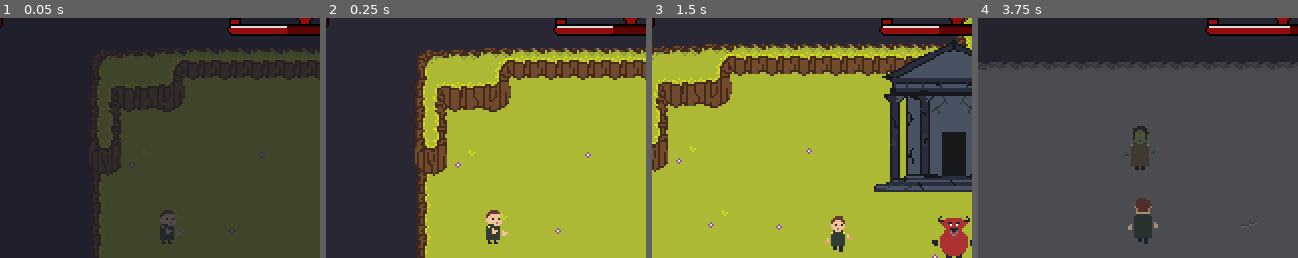
Above: before the commit, frames 1-4 (left to right).
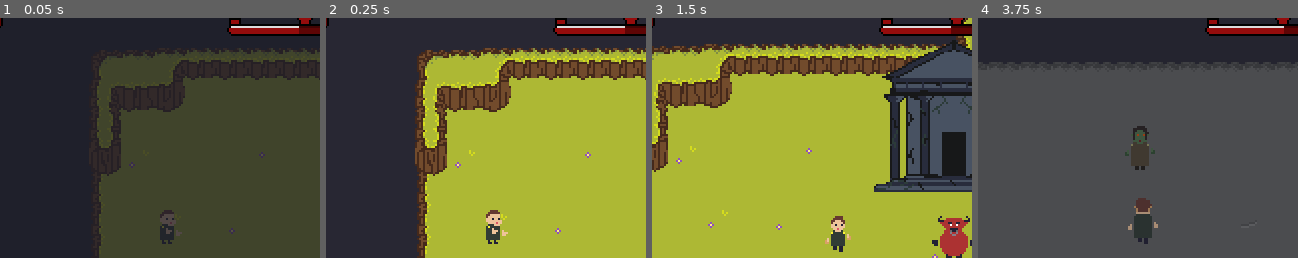
Above: after the commit, the same moments.

Repository: TeamKebab/GodotWildJam24
Game: Godot game, scene res://src/gui/Start.tscn
Two runs of this game, one before a commit and one after it. Both use one fixed random seed, a clock stepped at 60 frames per second and the inputs below.
Inputs:
- Up to frame 1 (0.05 s): no input
- Up to frame 2 (0.25 s): no input
- Up to frame 3 (1.5 s): tap Enter (ui_accept) at 0.5, 0.6, 0.77, 1.07, 1.35 s; hold Right (ui_right) 0.53-1.28 s; hold Down (ui_down) from 1.28 s (still down)
- Up to frame 4 (3.75 s): tap Enter (ui_accept) at 1.52, 1.82, 2.1, 2.85, 3.02, 3.32, 3.6 s; release Down (ui_down) at 2.03 s; hold Right (ui_right) 2.03-2.78 s; hold Up (ui_up) 2.78-3.53 s; hold Left (ui_left) from 3.53 s (still down)
The pictures show only the part of the screen within x 24-74%, y 4-54%; the shares and areas given below are measured in that part.

The runs differ from the first frame. In frame 1, 0.1% of the frame differs, in the area x 89-94%, y 3-7%; in frame 2, 0.1%; in frame 3, 0.1%; in frame 4, less than 0.1%.

Commit message:
some sounds

Diff:
--- a/src/components/HP.gd
+++ b/src/components/HP.gd
@@ -36,7 +36,6 @@
 
 	emit_signal("hp_changed", hp)
 
-
 	if hp == 0:
 		emit_signal("died")
 
--- a/src/entities/Sign.gd
+++ b/src/entities/Sign.gd
@@ -3,6 +3,9 @@
 
 
 export var text = "WARNING!"
+
+
+onready var sound : AudioStreamPlayer = $AudioStreamPlayer
 
 
 func _ready():
@@ -12,7 +15,7 @@
 
 func _on_interaction_started(_player):
 	Narrator.show(text)
-
+	sound.play()
 
 func _on_interaction_ended(_player, _answer):
 	Narrator.close()
--- a/src/entities/Sign.tscn
+++ b/src/entities/Sign.tscn
@@ -1,22 +1,23 @@
-[gd_scene load_steps=5 format=2]
+[gd_scene load_steps=6 format=2]
 
 [ext_resource path="res://src/components/Interaction.tscn" type="PackedScene" id=1]
 [ext_resource path="res://assets/sprites/sign.png" type="Texture" id=2]
 [ext_resource path="res://src/entities/Sign.gd" type="Script" id=3]
+[ext_resource path="res://assets/sfx/read_sign.wav" type="AudioStream" id=4]
 
-[sub_resource type="CapsuleShape2D" id=2]
+[sub_resource type="CapsuleShape2D" id=1]
 radius = 2.0
 height = 25.0
 
 [node name="Sign" instance=ExtResource( 1 )]
 collision_layer = 256
 script = ExtResource( 3 )
-shape = SubResource( 2 )
+shape = SubResource( 1 )
 help = "Press [C] to read"
 
 [node name="CollisionShape2D" parent="." index="0"]
 rotation = 1.5708
-shape = SubResource( 2 )
+shape = SubResource( 1 )
 
 [node name="Label" parent="." index="1"]
 text = "Press [C] to read"
@@ -24,3 +25,6 @@
 [node name="Sprite" type="Sprite" parent="." index="2"]
 position = Vector2( 0, -13 )
 texture = ExtResource( 2 )
+
+[node name="AudioStreamPlayer" type="AudioStreamPlayer" parent="." index="3"]
+stream = ExtResource( 4 )
--- a/src/entities/characters/Doggo.gd
+++ b/src/entities/characters/Doggo.gd
@@ -4,6 +4,7 @@
 
 onready var animationPlayer = $AnimationPlayer
 onready var interaction = $Interaction
+onready var sound = $AudioStreamPlayer
 
 
 func _ready():
@@ -23,6 +24,7 @@
 
 func _on_interaction_started(player):
 	is_petted = true
+	sound.play()
 	animationPlayer.play("Petted")
 	player.end_interact(true)
 
--- a/src/entities/characters/Doggo.tscn
+++ b/src/entities/characters/Doggo.tscn
@@ -1,17 +1,17 @@
-[gd_scene load_steps=8 format=2]
+[gd_scene load_steps=9 format=2]
 
 [ext_resource path="res://src/components/Interaction.tscn" type="PackedScene" id=1]
 [ext_resource path="res://assets/sprites/doggo.png" type="Texture" id=2]
 [ext_resource path="res://src/entities/characters/Doggo.gd" type="Script" id=3]
+[ext_resource path="res://assets/sfx/pet_the_doggo.wav" type="AudioStream" id=4]
 
 [sub_resource type="CapsuleShape2D" id=1]
 radius = 2.5
 height = 10.0
 
-[sub_resource type="RectangleShape2D" id=4]
+[sub_resource type="RectangleShape2D" id=2]
 
-[sub_resource type="Animation" id=2]
-resource_name = "Normal"
+[sub_resource type="Animation" id=3]
 length = 0.2
 loop = true
 tracks/0/type = "value"
@@ -27,8 +27,7 @@
 "values": [ 0, 2 ]
 }
 
-[sub_resource type="Animation" id=3]
-resource_name = "Petted"
+[sub_resource type="Animation" id=4]
 length = 0.4
 loop = true
 tracks/0/type = "value"
@@ -67,5 +66,8 @@
 
 [node name="AnimationPlayer" type="AnimationPlayer" parent="."]
 autoplay = "Normal"
-anims/Normal = SubResource( 2 )
-anims/Petted = SubResource( 3 )
+anims/Normal = SubResource( 3 )
+anims/Petted = SubResource( 4 )
+
+[node name="AudioStreamPlayer" type="AudioStreamPlayer" parent="."]
+stream = ExtResource( 4 )
--- a/src/entities/characters/ElfHero.tscn
+++ b/src/entities/characters/ElfHero.tscn
@@ -17,7 +17,6 @@
 [node name="Player" instance=ExtResource( 1 )]
 script = ExtResource( 9 )
 facing_direction = "Up"
-age = "Teen"
 max_hp = 3
 
 [node name="BabySprite" parent="." index="2"]
--- a/src/entities/characters/HumanHero.tscn
+++ b/src/entities/characters/HumanHero.tscn
@@ -60,7 +60,7 @@
 collision_layer = 0
 collision_mask = 128
 shape = SubResource( 3 )
-disabled = true
+disabled = false
 single_hit = true
 area_attack = false
 attack_cooldown = 1.0
--- a/src/entities/characters/OrcHero.tscn
+++ b/src/entities/characters/OrcHero.tscn
@@ -23,7 +23,6 @@
 sprite_height = 42
 total_frames = 11
 facing_direction = "Up"
-age = "Teen"
 
 [node name="BabySprite" parent="." index="2"]
 z_index = 1
@@ -71,7 +70,7 @@
 collision_layer = 0
 collision_mask = 128
 shape = SubResource( 3 )
-disabled = true
+disabled = false
 single_hit = true
 area_attack = false
 attack_cooldown = 1.0
--- a/src/entities/characters/Player.gd
+++ b/src/entities/characters/Player.gd
@@ -43,6 +43,9 @@
 onready var detection : Area2D = $DetectionBox
 onready var baby_sprite : Sprite = $BabySprite
 
+onready var accept_sound = $AcceptPlayer
+onready var got_baby_sound = $BabyPlayer
+
 onready var animationTree = $AnimationTree
 onready var animationAge = animationTree.get("parameters/Age/playback")
 onready var animationState = animationTree.get("parameters/Action/playback")
@@ -92,6 +95,7 @@
 				state = State.Move
 
 			if Input.is_action_just_pressed("ui_accept"):
+				accept_sound.play()
 				end_interact(true)
 
 			if Input.is_action_just_pressed("ui_cancel"):
@@ -113,6 +117,7 @@
 	baby_sprite.set_texture(RACE_TEXTURES[baby.race])
 	baby_sprite.show()
 
+	got_baby_sound.play()
 	emit_signal("got_baby", baby.race)
 
 
--- a/src/entities/characters/Player.tscn
+++ b/src/entities/characters/Player.tscn
@@ -1,10 +1,12 @@
-[gd_scene load_steps=17 format=2]
+[gd_scene load_steps=19 format=2]
 
 [ext_resource path="res://assets/sprites/hero.png" type="Texture" id=1]
 [ext_resource path="res://src/entities/characters/Player.gd" type="Script" id=2]
 [ext_resource path="res://src/components/overlap/DetectionBox.tscn" type="PackedScene" id=3]
 [ext_resource path="res://src/resources/animations/Hero/Walk.tres" type="Animation" id=4]
 [ext_resource path="res://src/components/overlap/HurtBox.tscn" type="PackedScene" id=5]
+[ext_resource path="res://assets/sfx/accept.wav" type="AudioStream" id=6]
+[ext_resource path="res://assets/sfx/baby_obtained.wav" type="AudioStream" id=7]
 [ext_resource path="res://src/resources/animations/Hero/Adult.tres" type="Animation" id=31]
 [ext_resource path="res://src/resources/animations/Hero/Down.tres" type="Animation" id=33]
 [ext_resource path="res://src/resources/animations/Hero/Elder.tres" type="Animation" id=34]
@@ -78,3 +80,11 @@
 collision_layer = 32
 collision_mask = 0
 shape = SubResource( 3 )
+
+[node name="AcceptPlayer" type="AudioStreamPlayer" parent="."]
+stream = ExtResource( 6 )
+
+[node name="AudioStreamPlayer" type="AudioStreamPlayer" parent="."]
+
+[node name="BabyPlayer" type="AudioStreamPlayer" parent="."]
+stream = ExtResource( 7 )
--- a/src/entities/monsters/Dragon.gd
+++ b/src/entities/monsters/Dragon.gd
@@ -8,6 +8,7 @@
 
 var target = null
 
+onready var hit_sound = $HitSound
 onready var hp = HP.new(max_hp)
 onready var animationTree = $AnimationTree
 onready var animationState = animationTree.get("parameters/playback")
@@ -29,8 +30,19 @@
 
 func win():
 	Game.win()
-	queue_free()
 
+
+func end_attack():
+	if hp.hp > 0:
+		animationState.travel("Idle")
+	else:
+		animationState.travel("Death")
+		attack.disabled = true
+
+
+func _on_hp_changed(new_hp):
+	print("Dragon HP: " + str(new_hp))
+	hit_sound.play()
 
 func _die():
 	animationState.travel("Death")
--- a/src/entities/monsters/Dragon.tscn
+++ b/src/entities/monsters/Dragon.tscn
@@ -8,15 +8,16 @@
 [ext_resource path="res://src/entities/monsters/Dragon.gd" type="Script" id=6]
 [ext_resource path="res://src/entities/projectiles/Fireball.tscn" type="PackedScene" id=7]
 [ext_resource path="res://src/resources/animations/Dragon/Death.tres" type="Animation" id=8]
+[ext_resource path="res://assets/sfx/enemy_defeated.wav" type="AudioStream" id=9]
 
-[sub_resource type="CapsuleShape2D" id=12]
+[sub_resource type="CapsuleShape2D" id=1]
 radius = 30.0
 height = 30.0
 
-[sub_resource type="CapsuleShape2D" id=13]
+[sub_resource type="CapsuleShape2D" id=2]
 radius = 20.0
 
-[sub_resource type="CircleShape2D" id=14]
+[sub_resource type="CircleShape2D" id=3]
 radius = 120.0
 
 [sub_resource type="AnimationNodeAnimation" id=4]
@@ -29,6 +30,7 @@
 animation = "Idle"
 
 [sub_resource type="AnimationNodeStateMachineTransition" id=7]
+priority = 2
 
 [sub_resource type="AnimationNodeStateMachineTransition" id=8]
 
@@ -36,7 +38,7 @@
 
 [sub_resource type="AnimationNodeStateMachineTransition" id=10]
 switch_mode = 2
-auto_advance = true
+priority = 2
 
 [sub_resource type="AnimationNodeStateMachine" id=11]
 states/Attack/node = SubResource( 4 )
@@ -48,20 +50,19 @@
 transitions = [ "Idle", "Attack", SubResource( 7 ), "Attack", "Death", SubResource( 8 ), "Idle", "Death", SubResource( 9 ), "Attack", "Idle", SubResource( 10 ) ]
 start_node = "Idle"
 
-[sub_resource type="AnimationNodeStateMachinePlayback" id=15]
+[sub_resource type="AnimationNodeStateMachinePlayback" id=12]
 
 [node name="Dragon" type="StaticBody2D"]
 collision_layer = 16
-collision_mask = 31
+collision_mask = 0
 script = ExtResource( 6 )
 
 [node name="CollisionShape2D" type="CollisionShape2D" parent="."]
-visible = false
 rotation = 1.5708
-shape = SubResource( 12 )
+shape = SubResource( 1 )
 
 [node name="Body" type="Sprite" parent="."]
-position = Vector2( 0, -29.553 )
+position = Vector2( 0, -27.545 )
 texture = ExtResource( 1 )
 hframes = 8
 
@@ -72,26 +73,26 @@
 frame = 1
 
 [node name="Head" type="Sprite" parent="."]
-position = Vector2( 0, -23.4258 )
+position = Vector2( 0, -26.2369 )
 texture = ExtResource( 1 )
 hframes = 8
 frame = 2
 
 [node name="HurtBox" parent="." instance=ExtResource( 2 )]
-visible = false
 position = Vector2( 0, -8 )
 collision_layer = 128
 collision_mask = 0
-shape = SubResource( 13 )
+shape = SubResource( 2 )
 
 [node name="RangedAttack" parent="." instance=ExtResource( 3 )]
+visible = false
 collision_layer = 0
 collision_mask = 32
-shape = SubResource( 14 )
+shape = SubResource( 3 )
 disabled = false
 single_hit = false
 area_attack = false
-attack_cooldown = 1.0
+attack_cooldown = 1.5
 first_attack_delay = 0.5
 Projectile = ExtResource( 7 )
 
@@ -104,4 +105,9 @@
 tree_root = SubResource( 11 )
 anim_player = NodePath("../AnimationPlayer")
 active = true
-parameters/playback = SubResource( 15 )
+parameters/playback = SubResource( 12 )
+
+[node name="AudioStreamPlayer" type="AudioStreamPlayer" parent="."]
+
+[node name="HitSound" type="AudioStreamPlayer" parent="."]
+stream = ExtResource( 9 )
--- a/src/entities/monsters/FireMage.tscn
+++ b/src/entities/monsters/FireMage.tscn
@@ -15,6 +15,7 @@
 [ext_resource path="res://src/resources/animations/FireMage/Up.tres" type="Animation" id=13]
 [ext_resource path="res://src/entities/projectiles/Fireball.tscn" type="PackedScene" id=14]
 [ext_resource path="res://src/resources/animations/FireMage/Teleport.tres" type="Animation" id=15]
+[ext_resource path="res://assets/sfx/magogo_projectile.wav" type="AudioStream" id=16]
 
 [sub_resource type="CapsuleShape2D" id=1]
 radius = 3.0
@@ -96,3 +97,6 @@
 position = Vector2( 0, 1 )
 rotation = 1.5708
 shape = SubResource( 4 )
+
+[node name="AudioStreamPlayer" type="AudioStreamPlayer" parent="."]
+stream = ExtResource( 16 )
--- a/src/entities/monsters/Monster.tscn
+++ b/src/entities/monsters/Monster.tscn
@@ -49,3 +49,5 @@
 modulate = Color( 1, 1, 1, 0.156863 )
 position = Vector2( 0, 39 )
 collision_mask = 32
+
+[node name="AudioStreamPlayer" type="AudioStreamPlayer" parent="."]
--- a/src/entities/projectiles/Bomb.gd
+++ b/src/entities/projectiles/Bomb.gd
@@ -1,4 +1,7 @@
 extends "res://src/entities/projectiles/Projectile.gd"
+
+
+onready var sound = $AudioStreamPlayer
 
 
 func hit(_target):
@@ -34,6 +37,7 @@
 		if is_valid_target(target):
 			do_target_effect(target)
 
+	sound.play()
 	$AnimationPlayer.play("Boom")
 
 	yield($AnimationPlayer, "animation_finished")
--- a/src/entities/projectiles/Bomb.tscn
+++ b/src/entities/projectiles/Bomb.tscn
@@ -1,8 +1,9 @@
-[gd_scene load_steps=8 format=2]
+[gd_scene load_steps=9 format=2]
 
 [ext_resource path="res://src/entities/projectiles/Projectile.tscn" type="PackedScene" id=1]
 [ext_resource path="res://assets/sprites/bomb.png" type="Texture" id=2]
 [ext_resource path="res://src/entities/projectiles/Bomb.gd" type="Script" id=3]
+[ext_resource path="res://assets/sfx/explosion.wav" type="AudioStream" id=4]
 
 [sub_resource type="CircleShape2D" id=1]
 radius = 8.0
@@ -68,3 +69,6 @@
 [node name="AnimationPlayer" type="AnimationPlayer" parent="." index="3"]
 anims/Boom = SubResource( 3 )
 anims/Start = SubResource( 4 )
+
+[node name="AudioStreamPlayer" type="AudioStreamPlayer" parent="." index="4"]
+stream = ExtResource( 4 )
--- a/src/globals/Game.gd
+++ b/src/globals/Game.gd
@@ -15,7 +15,7 @@
 
 const START_MAP = "res://src/maps/FieldLevel.tscn"
 
-const END_OF_DAY = 30
+const END_OF_DAY = 100
 const ADULT_AGE = int(END_OF_DAY * 0.3)
 const ELDER_AGE = int(END_OF_DAY * 0.8)
 
@@ -175,10 +175,6 @@
 		music_player.play()
 
 
-func play_sound(key):
-	pass
-
-
 func _timer_timeout():
 	time_of_day += 1
 
@@ -197,7 +193,6 @@
 
 
 func _on_player_got_baby(race):
-	play_sound("got_baby")
 	var message = "got_baby_" + race
 	if first_baby:
 		first_baby = false
--- a/src/maps/Level.gd
+++ b/src/maps/Level.gd
@@ -9,6 +9,7 @@
 
 
 onready var entities_container : Node = $YSort
+onready var enemy_defeated_sound : AudioStreamPlayer = $EnemyDefeatedSound
 
 
 func _ready():
@@ -16,6 +17,9 @@
 	Game.play_music(music)
 	set_navigation_shape()
 
+	for entity in entities_container.get_children():
+		if entity.get("hp") != null:
+			entity.hp.connect("died", self, "_on_enemy_died")
 
 func restart():
 	for entity in entities_container.get_children():
@@ -88,3 +92,7 @@
 		nav_tile_map.set_cell(cell.x, cell.y, -1)
 
 	nav_tile_map.update_dirty_quadrants()
+
+
+func _on_enemy_died():
+	enemy_defeated_sound.play()
--- a/src/maps/Level.tscn
+++ b/src/maps/Level.tscn
@@ -1,9 +1,10 @@
-[gd_scene load_steps=7 format=2]
+[gd_scene load_steps=8 format=2]
 
 [ext_resource path="res://src/maps/Level.gd" type="Script" id=1]
 [ext_resource path="res://assets/sprites/tilesets/fields_and_hills.png" type="Texture" id=2]
 [ext_resource path="res://src/gui/GUI.tscn" type="PackedScene" id=3]
 [ext_resource path="res://assets/music/overworld_2.ogg" type="AudioStream" id=4]
+[ext_resource path="res://assets/sfx/enemy_defeated.wav" type="AudioStream" id=5]
 
 [sub_resource type="NavigationPolygon" id=1]
 vertices = PoolVector2Array( 16, 16, 0, 16, 0, 0, 16, 0 )
@@ -57,3 +58,6 @@
 
 [node name="Default" type="Node2D" parent="Entries"]
 position = Vector2( 8.52007, 100.086 )
+
+[node name="EnemyDefeatedSound" type="AudioStreamPlayer" parent="."]
+stream = ExtResource( 5 )
--- a/src/resources/animations/Dragon/Attack.tres
+++ b/src/resources/animations/Dragon/Attack.tres
@@ -1,4 +1,6 @@
-[gd_resource type="Animation" format=2]
+[gd_resource type="Animation" load_steps=2 format=2]
+
+[ext_resource path="res://assets/sfx/dragon_fire.wav" type="AudioStream" id=1]
 
 [resource]
 resource_name = "Attack"
@@ -69,3 +71,31 @@
 "method": "do_effect"
 } ]
 }
+tracks/6/type = "audio"
+tracks/6/path = NodePath("AudioStreamPlayer")
+tracks/6/interp = 1
+tracks/6/loop_wrap = true
+tracks/6/imported = false
+tracks/6/enabled = true
+tracks/6/keys = {
+"clips": [ {
+"end_offset": 0.72,
+"start_offset": 0.0,
+"stream": ExtResource( 1 )
+} ],
+"times": PoolRealArray( 0 )
+}
+tracks/7/type = "method"
+tracks/7/path = NodePath(".")
+tracks/7/interp = 1
+tracks/7/loop_wrap = true
+tracks/7/imported = false
+tracks/7/enabled = true
+tracks/7/keys = {
+"times": PoolRealArray( 0.5 ),
+"transitions": PoolRealArray( 1 ),
+"values": [ {
+"args": [  ],
+"method": "end_attack"
+} ]
+}
--- a/src/resources/animations/ElfArcher/Attack.tres
+++ b/src/resources/animations/ElfArcher/Attack.tres
@@ -1,4 +1,6 @@
-[gd_resource type="Animation" format=2]
+[gd_resource type="Animation" load_steps=2 format=2]
+
+[ext_resource path="res://assets/sfx/arrow.wav" type="AudioStream" id=1]
 
 [resource]
 resource_name = "Attack"
@@ -43,3 +45,17 @@
 "method": "do_effect"
 } ]
 }
+tracks/3/type = "audio"
+tracks/3/path = NodePath("AudioStreamPlayer")
+tracks/3/interp = 1
+tracks/3/loop_wrap = true
+tracks/3/imported = false
+tracks/3/enabled = true
+tracks/3/keys = {
+"clips": [ {
+"end_offset": 0.0,
+"start_offset": 0.03,
+"stream": ExtResource( 1 )
+} ],
+"times": PoolRealArray( 0 )
+}
--- a/src/resources/animations/FireMage/Attack.tres
+++ b/src/resources/animations/FireMage/Attack.tres
@@ -1,4 +1,6 @@
-[gd_resource type="Animation" format=2]
+[gd_resource type="Animation" load_steps=2 format=2]
+
+[ext_resource path="res://assets/sfx/magogo_projectile.wav" type="AudioStream" id=1]
 
 [resource]
 resource_name = "Attack"
@@ -43,3 +45,17 @@
 "method": "do_effect"
 } ]
 }
+tracks/3/type = "audio"
+tracks/3/path = NodePath("AudioStreamPlayer")
+tracks/3/interp = 1
+tracks/3/loop_wrap = true
+tracks/3/imported = false
+tracks/3/enabled = true
+tracks/3/keys = {
+"clips": [ {
+"end_offset": 0.68,
+"start_offset": 0.04,
+"stream": ExtResource( 1 )
+} ],
+"times": PoolRealArray( 0 )
+}
--- a/src/resources/animations/GnomeBomber/Attack.tres
+++ b/src/resources/animations/GnomeBomber/Attack.tres
@@ -1,4 +1,6 @@
-[gd_resource type="Animation" format=2]
+[gd_resource type="Animation" load_steps=2 format=2]
+
+[ext_resource path="res://assets/sfx/throw_bomb.wav" type="AudioStream" id=1]
 
 [resource]
 resource_name = "Attack"
@@ -43,3 +45,17 @@
 "method": "do_effect"
 } ]
 }
+tracks/3/type = "audio"
+tracks/3/path = NodePath("AudioStreamPlayer")
+tracks/3/interp = 1
+tracks/3/loop_wrap = true
+tracks/3/imported = false
+tracks/3/enabled = true
+tracks/3/keys = {
+"clips": [ {
+"end_offset": 0.0,
+"start_offset": 0.0,
+"stream": ExtResource( 1 )
+} ],
+"times": PoolRealArray( 0 )
+}
--- a/src/resources/animations/Hero/Elf/Attack.tres
+++ b/src/resources/animations/Hero/Elf/Attack.tres
@@ -1,4 +1,6 @@
-[gd_resource type="Animation" format=2]
+[gd_resource type="Animation" load_steps=2 format=2]
+
+[ext_resource path="res://assets/sfx/arrow.wav" type="AudioStream" id=1]
 
 [resource]
 resource_name = "Attack"
@@ -32,3 +34,17 @@
 "update": 1,
 "values": [ 7, 8, 9 ]
 }
+tracks/2/type = "audio"
+tracks/2/path = NodePath("AudioStreamPlayer")
+tracks/2/interp = 1
+tracks/2/loop_wrap = true
+tracks/2/imported = false
+tracks/2/enabled = true
+tracks/2/keys = {
+"clips": [ {
+"end_offset": 0.02,
+"start_offset": 0.02,
+"stream": ExtResource( 1 )
+} ],
+"times": PoolRealArray( 0 )
+}
--- a/src/resources/animations/Hero/Human/Attack.tres
+++ b/src/resources/animations/Hero/Human/Attack.tres
@@ -1,4 +1,6 @@
-[gd_resource type="Animation" format=2]
+[gd_resource type="Animation" load_steps=2 format=2]
+
+[ext_resource path="res://assets/sfx/slash_long.wav" type="AudioStream" id=1]
 
 [resource]
 resource_name = "Attack"
@@ -55,3 +57,17 @@
 "update": 1,
 "values": [ 7, 8, 9 ]
 }
+tracks/4/type = "audio"
+tracks/4/path = NodePath("AudioStreamPlayer")
+tracks/4/interp = 1
+tracks/4/loop_wrap = true
+tracks/4/imported = false
+tracks/4/enabled = true
+tracks/4/keys = {
+"clips": [ {
+"end_offset": 3.76,
+"start_offset": 0.0,
+"stream": ExtResource( 1 )
+} ],
+"times": PoolRealArray( 0 )
+}
--- a/src/resources/animations/Hero/Orc/Attack.tres
+++ b/src/resources/animations/Hero/Orc/Attack.tres
@@ -1,4 +1,6 @@
-[gd_resource type="Animation" format=2]
+[gd_resource type="Animation" load_steps=2 format=2]
+
+[ext_resource path="res://assets/sfx/club_swing.wav" type="AudioStream" id=1]
 
 [resource]
 resource_name = "Attack"
@@ -55,3 +57,17 @@
 "method": "_end_attack"
 } ]
 }
+tracks/4/type = "audio"
+tracks/4/path = NodePath("AudioStreamPlayer")
+tracks/4/interp = 1
+tracks/4/loop_wrap = true
+tracks/4/imported = false
+tracks/4/enabled = true
+tracks/4/keys = {
+"clips": [ {
+"end_offset": 0.201368,
+"start_offset": 0.1,
+"stream": ExtResource( 1 )
+} ],
+"times": PoolRealArray( 0 )
+}
--- a/src/resources/animations/SwordSoldier/Attack.tres
+++ b/src/resources/animations/SwordSoldier/Attack.tres
@@ -1,4 +1,6 @@
-[gd_resource type="Animation" format=2]
+[gd_resource type="Animation" load_steps=2 format=2]
+
+[ext_resource path="res://assets/sfx/slash_long.wav" type="AudioStream" id=1]
 
 [resource]
 resource_name = "Attack"
@@ -43,3 +45,17 @@
 "method": "do_effect"
 } ]
 }
+tracks/3/type = "audio"
+tracks/3/path = NodePath("AudioStreamPlayer")
+tracks/3/interp = 1
+tracks/3/loop_wrap = true
+tracks/3/imported = false
+tracks/3/enabled = true
+tracks/3/keys = {
+"clips": [ {
+"end_offset": 3.76,
+"start_offset": 0.0,
+"stream": ExtResource( 1 )
+} ],
+"times": PoolRealArray( 0 )
+}
Not shown, added: assets/sfx/accept.wav.import
Not shown, added: assets/sfx/arrow.wav.import
Not shown, added: assets/sfx/baby_obtained.wav.import
Not shown, added: assets/sfx/club_swing.wav.import
Not shown, added: assets/sfx/dragon_fire.wav.import
Not shown, added: assets/sfx/enemy_defeated.wav.import
Not shown, added: assets/sfx/enter_area.wav.import
Not shown, added: assets/sfx/explosion.wav.import
Not shown, added: assets/sfx/magogo_projectile.wav.import
Not shown, added: assets/sfx/pet_the_doggo.wav.import
Not shown, added: assets/sfx/read_sign.wav.import
Not shown, added: assets/sfx/slash_long.wav.import
(and 17 more such lines)
